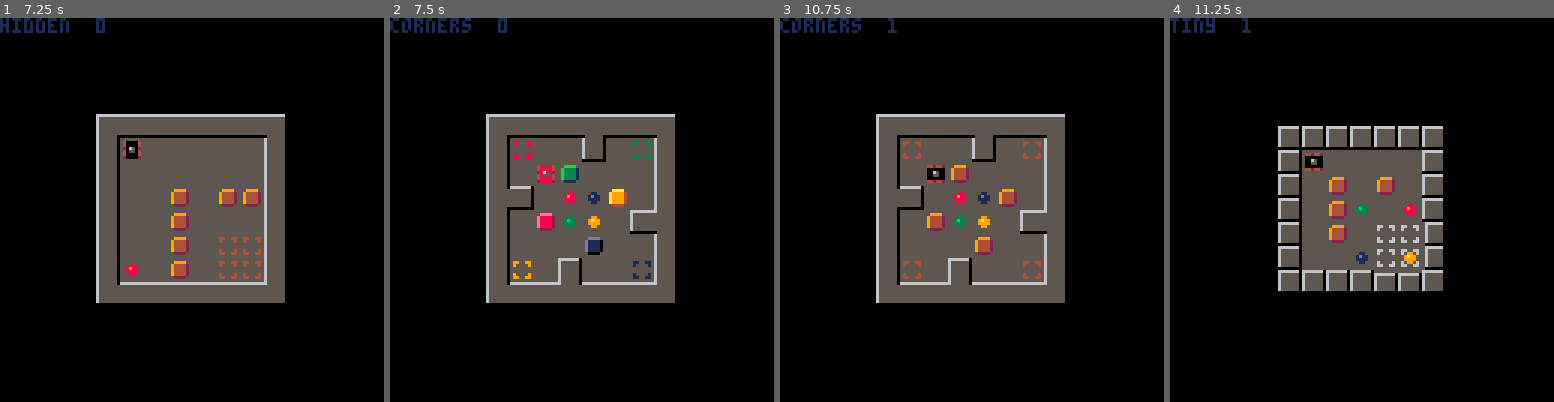
Above: before the commit, frames 1-4 (left to right).
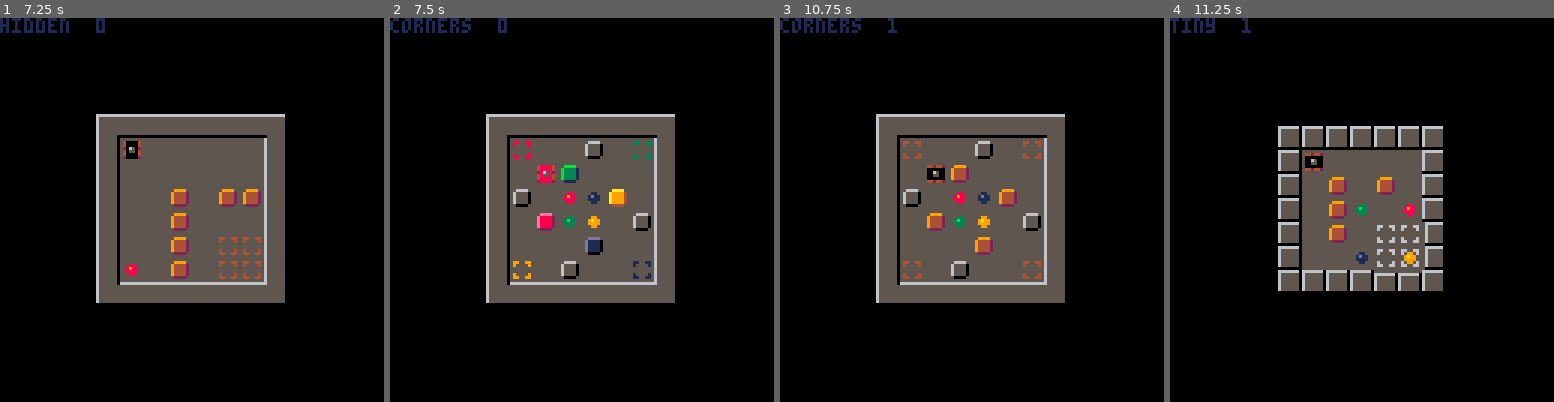
Above: after the commit, the same moments.

Repository: erwinbonsma/SokoBubbleP8
Game: PICO-8 cartridge sokububble.p8
Two runs of this game, one before a commit and one after it. Both use one fixed random seed, a clock stepped at 60 frames per second and the inputs below.
Inputs:
- Up to frame 1 (7.25 s): tap X (X key) at 0.33, 1.07, 1.85, 2.97, 4.08, 5.2, 6.32 s; tap O (Z key) at 0.7, 1.7, 2.1, 2.5, 2.9, 3.3, 3.7, 4.1, 4.5, 4.9, 5.3, 5.7, 6.1, 6.5, 6.9 s; hold Right 1.6-2.1 s; hold Up 2.15-2.42 s; hold Right 2.47-3.03 s; hold Left 3.08-3.58 s; hold Down 3.63-3.97 s; hold Right 4.02-4.68 s; hold Up 4.73-5.03 s; hold Left 5.08-5.68 s; hold Down 5.73-6.03 s; hold Right 6.08-6.58 s; hold Right 6.63-7.13 s; hold Up from 7.18 s (still down)
- Up to frame 2 (7.5 s): tap O (Z key) at 7.3 s; tap X (X key) at 7.43 s; release Up at 7.45 s
- Up to frame 3 (10.75 s): hold Right 7.5-8.07 s; tap O (Z key) every 0.4 s from 7.7 to 10.5 s; hold Left 8.12-8.62 s; tap X (X key) at 8.55, 9.67 s; hold Down 8.67-9 s; hold Right 9.05-9.72 s; hold Up 9.77-10.07 s; hold Left 10.12-10.72 s
- Up to frame 4 (11.25 s): hold Down 10.77-11.07 s; tap X (X key) at 10.78 s; tap O (Z key) at 10.9 s; hold Right from 11.12 s (still down)

Frame 1 is identical in both runs. In frame 2, 1.1% of the frame differs, in the area x 30-70%, y 30-70%; in frame 3, 1.1%; in frame 4, nothing differs.

Commit message:
Tweak level looks

Diff:
--- a/sokububble.p8
+++ b/sokububble.p8
@@ -869,12 +869,12 @@
 021111200411114004111140001114000011420000000000655555555555555f0000055555f00000000000000000000000000000000000000000000000000000
 000000000000000000000000000040000004000000000000655555555555555f000000ffff000000000000000000000000000000000000000000000000000000
 000000000000000000000000000400000000400000000000666666f0000000000666666f6666666f000000000000000000000000000000000000000000000000
-044244200424424002442440001142000011140000999900655555f06666666f0655555f6555555f000000000000000000000000000000000000000000000000
-011111100111111001111110011111400111112009444420655555f06555555f0655555f6555555f000000000000000000000000000000000000000000000000
-011651100116511001165110011651144116514009444420655555f06555555f0655555f6555555f000000000000000000000000000000000000000000000000
-011551100115511001155110411551100415511409444420655555f06555555f0655555f6555555f000000000000000000000000000000000000000000000000
-011111100111111001111110041111100211111009444420655555f06555555f0655555f6555555f000000000000000000000000000000000000000000000000
-044244200424424002442440002411000041110000222200655555f06555555f0655555fffffffff000000000000000000000000000000000000000000000000
+044244200424424002442440001142000011140000666600655555f06666666f0655555f6555555f000000000000000000000000000000000000000000999900
+0111111001111110011111100111114001111120065555f0655555f06555555f0655555f6555555f000000000000000000000000000000000000000009444420
+0116511001165110011651100116511441165140065555f0655555f06555555f0655555f6555555f000000000000000000000000000000000000000009444420
+0115511001155110011551104115511004155114065555f0655555f06555555f0655555f6555555f000000000000000000000000000000000000000009444420
+0111111001111110011111100411111002111110065555f0655555f06555555f0655555f6555555f000000000000000000000000000000000000000009444420
+044244200424424002442440002411000041110000ffff00655555f06555555f0655555fffffffff000000000000000000000000000000000000000000222200
 000000000000000000000000000040000004000000000000fffffff0ffffffff0fffffff00000000000000000000000000000000000000000000000000000000
 6666666f666666666666666f6555555f6555555f6555555f666666666666666f6666666f6555555f66666666666666666555555f6555555f6555555f00000000
 6555555f655555555555555f655555555555555f6555555f555555556555555f5555555f6555555f65555555555555555555555f555555556555555500000000
@@ -917,17 +917,17 @@
 00ffff00011111100111111001111110011111100110011000000000044004400660066009900990088008800330033001100110444004441110011100000000
 00000000000000000000000000000000000000000000000000000000000000000000000000000000000000000000000000000000444004441110011100000000
 __gff__
-0000000000000000000000000000000001010100000002020202000000000000010101000002020202020000000000000202020202020202020202020202020004141414140810181818181818080802041414141408101818181818180808000414141414081018181818181808080004141414140810181818181818080800
+0000000000000000000000000000000001010100000002020202000000000000010101000002020202020000000000020202020202020202020202020202020004141414140810181818181818080802041414141408101818181818180808000414141414081018181818181808080004141414140810181818181818080800
 0000000000000000000000000000000000000000000000000000000000000000000000000000000000000000000000000000000000000000000000000000000000000000000000000000000000000000000000000000000000000000000000000000000000000000000000000000000000000000000000000000000000000000
 __map__
-3136363636363632313636363b36363231363636363636321636363636363617000000000000000000000000000000000000000000000000000000000000000000000000000000000000000000000000000000000000000000000000000000000000000000000000000000000000000000000000000000000000000000000000
-3510000000000035355500003900653535100000000000353546004545005635000000000000000000000000000000000000000000000000000000000000000000000000000000000000000000000000000000000000000000000000000000000000000000000000000000000000000000000000000000000000000000000000
+3136363636363632313636363636363231363636363636321636363636363617000000000000000000000000000000000000000000000000000000000000000000000000000000000000000000000000000000000000000000000000000000000000000000000000000000000000000000000000000000000000000000000000
+3510000000000035355500002500653535100000000000353546004545005635000000000000000000000000000000000000000000000000000000000000000000000000000000000000000000000000000000000000000000000000000000000000000000000000000000000000000000000000000000000000000000000000
 3500000000000035350010600000003535000000000000353500107070000035000000000000000000000000000000000000000000000000000000000000000000000000000000000000000000000000000000000000000000000000000000000000000000000000000000000000000000000000000000000000000000000000
-35000050006025353e3800567640003535655066566055353565500000605535000000000000000000000000000000000000000000000000000000000000000000000000000000000000000000000000000000000000000000000000000000000000000000000000000000000000000000000000000000000000000000000000
-35000060000000353500506646003a3c35655066566055353565500000605535000000000000000000000000000000000000000000000000000000000000000000000000000000000000000000000000000000000000000000000000000000000000000000000000000000000000000000000000000000000000000000000000
+3500005000602f35352500567640003535655066566055353565500000605535000000000000000000000000000000000000000000000000000000000000000000000000000000000000000000000000000000000000000000000000000000000000000000000000000000000000000000000000000000000000000000000000
+3500006000000035350050664600253535655066566055353565500000605535000000000000000000000000000000000000000000000000000000000000000000000000000000000000000000000000000000000000000000000000000000000000000000000000000000000000000000000000000000000000000000000000
 3500005300655535350000007000003535000000000000353500004040000035000000000000000000000000000000000000000000000000000000000000000000000000000000000000000000000000000000000000000000000000000000000000000000000000000000000000000000000000000000000000000000000000
-3556002500556535354500370000753535000000000000353566007575007635000000000000000000000000000000000000000000000000000000000000000000000000000000000000000000000000000000000000000000000000000000000000000000000000000000000000000000000000000000000000000000000000
-33363636363636343336363d3636363433363636363636341836363636363619000000000000000000000000000000000000000000000000000000000000000000000000000000000000000000000000000000000000000000000000000000000000000000000000000000000000000000000000000000000000000000000000
+3556002f00556535354500250000753535000000000000353566007575007635000000000000000000000000000000000000000000000000000000000000000000000000000000000000000000000000000000000000000000000000000000000000000000000000000000000000000000000000000000000000000000000000
+3336363636363634333636363636363433363636363636341836363636363619000000000000000000000000000000000000000000000000000000000000000000000000000000000000000000000000000000000000000000000000000000000000000000000000000000000000000000000000000000000000000000000000
 3029303030293031363636363632303030303030303136363636363632000000000000000000000000000000000000000000000000000000000000000000000000000000000000000000000000000000000000000000000000000000000000000000000000000000000000000000000000000000000000000000000000000000
 264d6000004d2835660000554635301000000000303510000000000035000000000000000000000000000000000000000000000000000000000000000000000000000000000000000000000000000000000000000000000000000000000000000000000000000000000000000000000000000000000000000000000000000000
 3000660046403035456000400035300060004000303500000000000035000000000000000000000000000000000000000000000000000000000000000000000000000000000000000000000000000000000000000000000000000000000000000000000000000000000000000000000000000000000000000000000000000000
